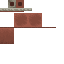
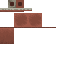
The second 64×64 image is a revision of the first. Changes to its layers:
painted on "Layer 6" over [0, 10, 32, 11]